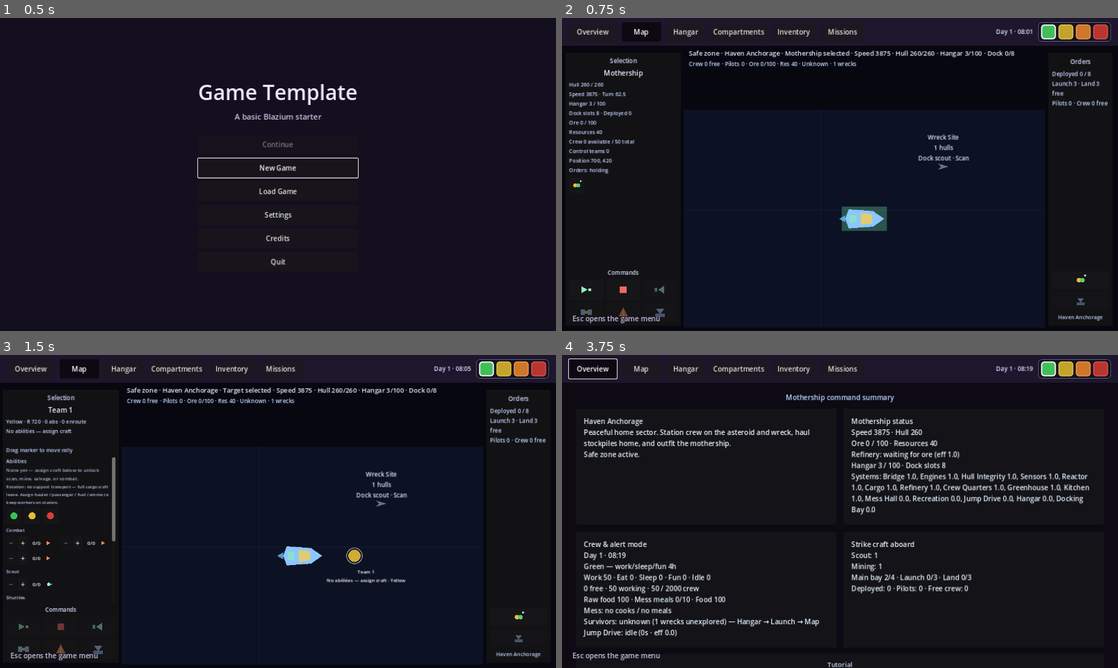
Above: before the commit, frames 1-4 (two rows, left to right).
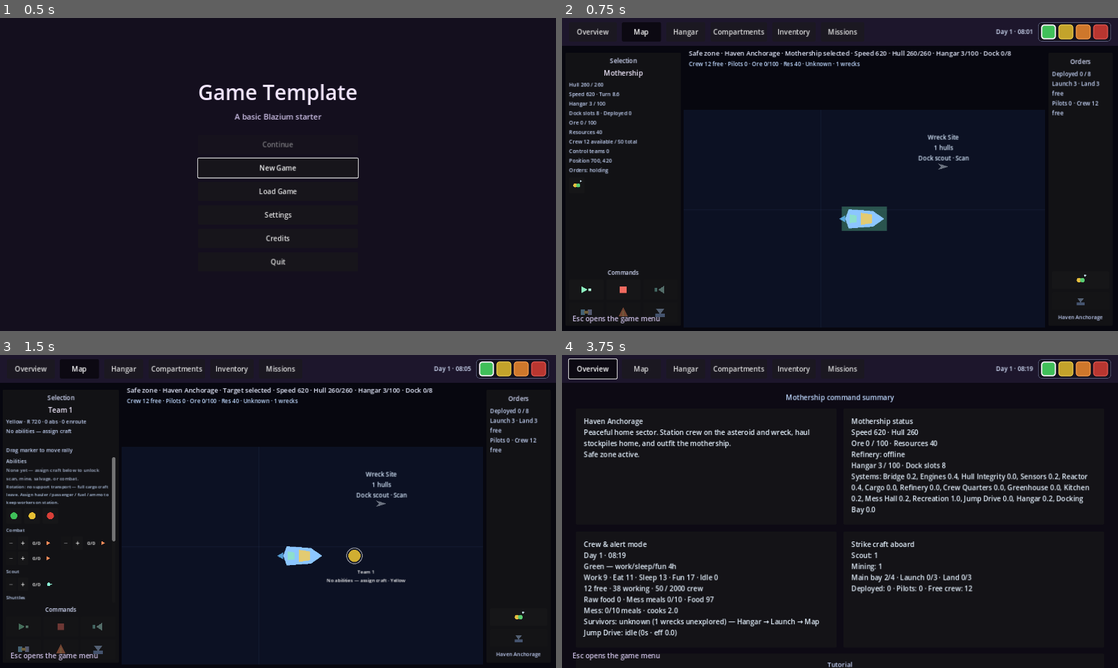
Above: after the commit, the same moments.

Repository: tcor3987/Game1
Game: Godot game, scene res://ui/main_menu.tscn
Two runs of this game, one before a commit and one after it. Both use one fixed random seed, a clock stepped at 60 frames per second and the inputs below.
Inputs (mouse positions are in pixels of both pictures, inside the frame that each line leads up to):
- Up to frame 1 (0.5 s): no input
- Up to frame 2 (0.75 s): click "New Game" at 0.5 s
- Up to frame 3 (1.5 s): click (16, 520) at 1.27 s
- Up to frame 4 (3.75 s): click (1079, 617) at 2 s; click (1079, 617) at 2.75 s; click "Overview" at 3.5 s

Frame 1 is identical in both runs. In frame 2, 0.7% of the frame differs, in the area x 3-99%, y 10-41%; in frame 3, 0.6%; in frame 4, 1.4%, in the area x 3-90%, y 23-83%.

Commit message:
Let players set per-compartment crew maxes.
Default work posts to zero (with a small starter seed) so scarce crew is allocated by −/+ max instead of auto-filling every compartment.

Co-authored-by: Cursor <cursoragent@cursor.com>

Diff:
--- a/autoload/crew_data.gd
+++ b/autoload/crew_data.gd
@@ -64,9 +64,20 @@
 const MESS_HALL_ID := "mess_hall"
 const CREW_QUARTERS_ID := "crew_quarters"
 
+## New-game seed only. Work maxes otherwise start at 0 — player allocates scarce crew.
+const STARTER_STAFF_TARGETS := {
+	"bridge": 1,
+	"engine": 2,
+	"reactor": 2,
+	"sensor": 1,
+	"kitchen": 1,
+	"mess_hall": 1,
+	"hangar": 1,
+}
+
 var _roster: Array[Dictionary] = []
 var _next_id: int = 1
-## compartment_id -> desired worker count (0..CREW_PER_COMPARTMENT). Auto-filled like control teams.
+## compartment_id -> player max workers (0..cap). Crew auto-fill up to this, like team craft maxes.
 var _staff_target: Dictionary = {}
 ## Mess hall dine seats (always open; capacity from EAT_SEATS).
 var _eat_slots: Array = []
@@ -97,6 +108,7 @@
 	_next_id = 1
 	alert_mode = MODE_GREEN
 	_reset_staff_targets()
+	_apply_starter_staff_targets()
 	_reset_eat_slots()
 	_reset_sleep_slots()
 	_force_rest_slots_open(false)
@@ -670,7 +682,7 @@
 	_ensure_staff_target(compartment_id)
 	if is_leisure_compartment(compartment_id):
 		return get_max_assignable(compartment_id)
-	return int(_staff_target.get(compartment_id, get_max_assignable(compartment_id)))
+	return int(_staff_target.get(compartment_id, 0))
 
 
 func set_staff_target(compartment_id: String, amount: int, fill_now: bool = true) -> void:
@@ -681,9 +693,11 @@
 	if is_leisure_compartment(compartment_id):
 		amount = cap
 	amount = clampi(amount, 0, cap)
-	var prev := get_staff_target(compartment_id)
+	var prev := int(_staff_target.get(compartment_id, 0))
+	if is_leisure_compartment(compartment_id):
+		prev = cap
 	_staff_target[compartment_id] = amount
-	## Drop anyone seated above the new target.
+	## Drop anyone seated above the new max.
 	if amount < prev:
 		for person in _roster:
 			if str(person.get("duty", "")) != DUTY_COMPARTMENT:
@@ -1363,6 +1377,26 @@
 			continue
 		if _can_work(person):
 			return str(person.get("id", ""))
+	return ""
+
+
+## When the commander raises a compartment max, pull able pool crew immediately.
+func _first_fillable_worker_id() -> String:
+	var idle := _first_eligible_worker_id()
+	if idle != "":
+		return idle
+	if is_force_work_mode():
+		return ""
+	## Interrupt off-duty pool people who are fit enough to work.
+	for person in _roster:
+		if str(person.get("duty", "")) != DUTY_POOL:
+			continue
+		if not _can_work(person):
+			continue
+		var activity := str(person.get("activity", ACTIVITY_IDLE))
+		if activity == ACTIVITY_WORK:
+			continue
+		return str(person.get("id", ""))
 	return ""
 
 
@@ -1759,11 +1793,19 @@
 		return
 	var cap := get_max_assignable(compartment_id)
 	if not _staff_target.has(compartment_id):
-		_staff_target[compartment_id] = cap
+		## Team-style: player raises max; do not auto-open every post.
+		_staff_target[compartment_id] = cap if is_leisure_compartment(compartment_id) else 0
 		return
 	_staff_target[compartment_id] = clampi(int(_staff_target[compartment_id]), 0, cap)
 	if is_leisure_compartment(compartment_id):
 		_staff_target[compartment_id] = cap
+
+
+func _apply_starter_staff_targets() -> void:
+	for compartment_id in STARTER_STAFF_TARGETS.keys():
+		if ShipData.count_installed(str(compartment_id)) <= 0:
+			continue
+		set_staff_target(str(compartment_id), int(STARTER_STAFF_TARGETS[compartment_id]), false)
 
 
 func _fill_staff_vacancies(compartment_id: String) -> void:
@@ -1776,7 +1818,7 @@
 				return
 			move_crew_to_slot(needy, compartment_id, slot_i)
 		else:
-			var worker := _first_eligible_worker_id()
+			var worker := _first_fillable_worker_id()
 			if worker == "":
 				return
 			move_crew_to_slot(worker, compartment_id, slot_i)
@@ -1796,10 +1838,15 @@
 func _load_staff_targets(saved) -> void:
 	_reset_staff_targets()
 	if typeof(saved) != TYPE_DICTIONARY:
-		return
+		_apply_starter_staff_targets()
+		return
+	var loaded_any := false
+	var all_at_cap := true
 	for key in saved.keys():
 		var compartment_id := str(key)
 		if ShipData.get_compartment_def(compartment_id).is_empty():
+			continue
+		if is_leisure_compartment(compartment_id):
 			continue
 		var raw = saved[key]
 		var amount := 0
@@ -1811,6 +1858,14 @@
 		else:
 			amount = maxi(int(raw), 0)
 		set_staff_target(compartment_id, amount, false)
+		loaded_any = true
+		var cap := get_max_assignable(compartment_id)
+		if cap > 0 and amount < cap:
+			all_at_cap = false
+	## Old saves defaulted every post open — convert to starter maxes so the player allocates.
+	if not loaded_any or all_at_cap:
+		_reset_staff_targets()
+		_apply_starter_staff_targets()
 
 
 func _load_eat_slots(_saved) -> void:
--- a/ui/views/compartments_view.gd
+++ b/ui/views/compartments_view.gd
@@ -273,7 +273,7 @@
 	var leisure := CrewData.is_leisure_compartment(compartment_id)
 
 	var card := PanelContainer.new()
-	card.custom_minimum_size = Vector2(220, 118)
+	card.custom_minimum_size = Vector2(220, 128)
 	card.clip_contents = true
 	card.mouse_filter = Control.MOUSE_FILTER_STOP
 	card.gui_input.connect(_on_card_gui.bind(compartment_id))
@@ -341,20 +341,20 @@
 		status.text = "Relaxing %d · auto lounge" % working
 		status.add_theme_color_override("font_color", Color(0.65, 1.0, 0.75, 1) if working > 0 else Color(0.95, 0.8, 0.45, 1))
 	elif working > 0:
-		status.text = "Staffed %d/%d · Eff %.1f" % [working, target, efficiency]
+		status.text = "%d/%d on station · Eff %.1f" % [working, target, efficiency]
 		status.add_theme_color_override("font_color", Color(0.65, 1.0, 0.75, 1))
 	elif target > 0:
 		status.text = "0/%d · waiting for crew" % target
 		status.add_theme_color_override("font_color", Color(0.95, 0.8, 0.45, 1))
 	else:
-		status.text = "Unstaffed · offline"
+		status.text = "Max 0 · set max to staff"
 		status.add_theme_color_override("font_color", Color(0.75, 0.55, 0.55, 1))
 	status.add_theme_font_size_override("font_size", 11)
 	status.autowrap_mode = TextServer.AUTOWRAP_WORD_SMART
 	status.mouse_filter = Control.MOUSE_FILTER_IGNORE
 	title_col.add_child(status)
 
-	## Team-style − / + staff target (lounge is always full — no control).
+	## Team-style − / + max crew (lounge is always open — no control).
 	if not leisure:
 		column.add_child(_make_staff_target_row(compartment_id, working, target))
 
@@ -365,13 +365,14 @@
 	var row := HBoxContainer.new()
 	row.add_theme_constant_override("separation", 6)
 	row.mouse_filter = Control.MOUSE_FILTER_STOP
+	var hard_cap := CrewData.get_max_assignable(compartment_id)
 
 	var minus := Button.new()
 	minus.text = "−"
 	minus.focus_mode = Control.FOCUS_NONE
 	minus.custom_minimum_size = Vector2(28, 28)
 	minus.disabled = target <= 0
-	minus.tooltip_text = "Lower staff target"
+	minus.tooltip_text = "Lower max crew"
 	minus.pressed.connect(func() -> void:
 		CrewData.adjust_staff_target(compartment_id, -1)
 		_selected_compartment = compartment_id
@@ -383,8 +384,8 @@
 	plus.text = "+"
 	plus.focus_mode = Control.FOCUS_NONE
 	plus.custom_minimum_size = Vector2(28, 28)
-	plus.disabled = target >= CrewData.get_max_assignable(compartment_id)
-	plus.tooltip_text = "Raise staff target — crew auto-fill"
+	plus.disabled = target >= hard_cap
+	plus.tooltip_text = "Raise max crew — free crew fill in"
 	plus.pressed.connect(func() -> void:
 		CrewData.adjust_staff_target(compartment_id, 1)
 		_selected_compartment = compartment_id
@@ -399,16 +400,17 @@
 	count.vertical_alignment = VERTICAL_ALIGNMENT_CENTER
 	count.add_theme_font_size_override("font_size", 12)
 	count.add_theme_color_override("font_color", Color(0.9, 0.94, 1.0, 1))
-	count.tooltip_text = "Working now / staff target"
+	count.tooltip_text = "Working now / max crew (cap %d)" % hard_cap
 	count.mouse_filter = Control.MOUSE_FILTER_IGNORE
 	row.add_child(count)
 
 	var hint := Label.new()
-	hint.text = "auto"
-	hint.add_theme_font_size_override("font_size", 10)
-	hint.add_theme_color_override("font_color", Color(0.65, 0.72, 0.85, 1))
+	hint.text = "Max"
+	hint.add_theme_font_size_override("font_size", 11)
+	hint.add_theme_color_override("font_color", Color(0.75, 0.82, 0.95, 1))
 	hint.vertical_alignment = VERTICAL_ALIGNMENT_CENTER
-	hint.mouse_filter = Control.MOUSE_FILTER_IGNORE
+	hint.tooltip_text = "Set how many crew this compartment may hold. Surplus free crew fill automatically."
+	hint.mouse_filter = Control.MOUSE_FILTER_STOP
 	row.add_child(hint)
 	return row
 
--- a/ui/views/missions_view.gd
+++ b/ui/views/missions_view.gd
@@ -226,7 +226,7 @@
 		lines.append("Hangar → seat a pilot → launch → Dock → Explore asteroids/wrecks.")
 		lines.append("Give crew to asteroids/wrecks to mine/salvage; more crew works faster.")
 		lines.append("Take stockpiled ore/scrap onto a Cargo Shuttle, then recall to the mothership.")
-		lines.append("Set compartment staff targets. Orange = long shifts; Red = forced work.")
+		lines.append("Set each compartment’s max crew (−/+). Orange = long shifts; Red = forced work.")
 	if _selected_mission == MissionData.current_mission_id:
 		lines.append("")
 		lines.append("You are currently in this sector.")
